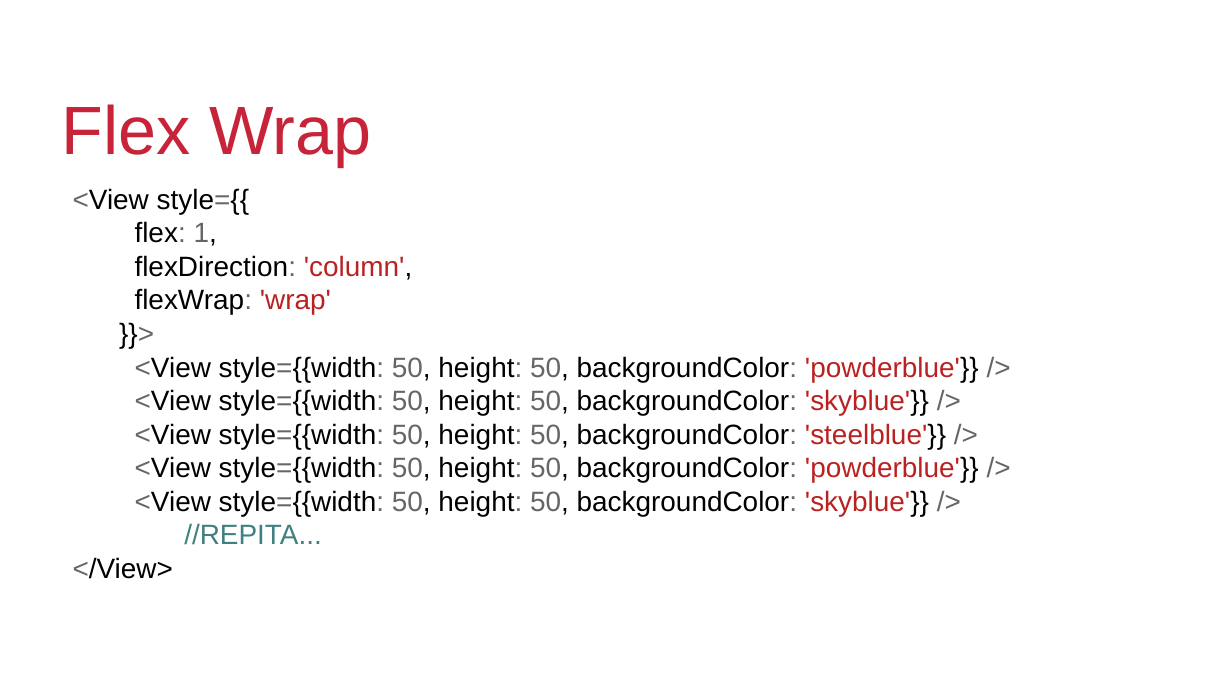
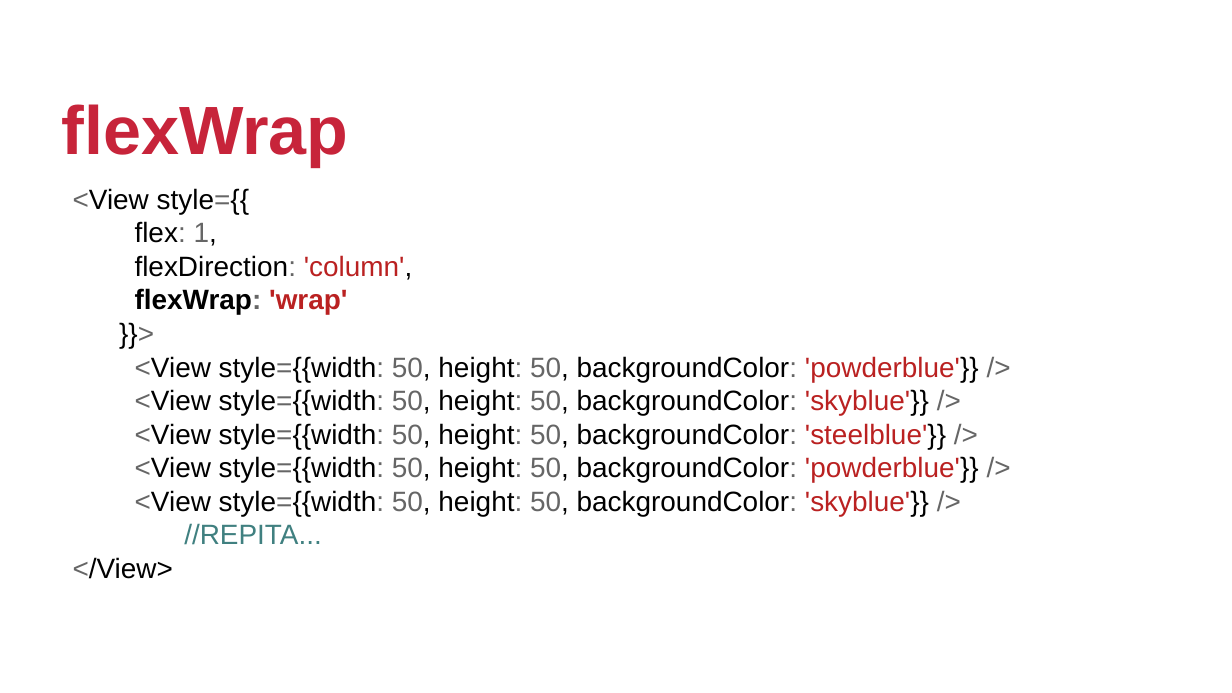
Before and after one commit to johnmagt/PIDM-2019_2, a slide deck: slide 60 of SLIDES/aula01.odp (slide 42 before the commit). Drawn at 1232x693 pixels with LibreOffice and Linux fonts; fonts in the diff are those of the drawing; background and template pictures are left out. Boxes give left, top, right and bottom in pixels: in the first picture for what was removed or moved away, otherwise in the second. Text is boxed around its words. In the diff, an @@ line names an element or a change of style, - is before the commit and + after.

```diff
--- a/SLIDES/aula01.odp
+++ b/SLIDES/aula01.odp
@@ title at [62,104,349,166]: text changed; bold on @@
-Flex Wrap
+flexWrap
@@ text at [135,288,347,315]: bold on in "flexWrap: 'wrap'" @@
```
Also in this commit, not shown: 40 other slides changed, 22 slides added, 5 other files.
